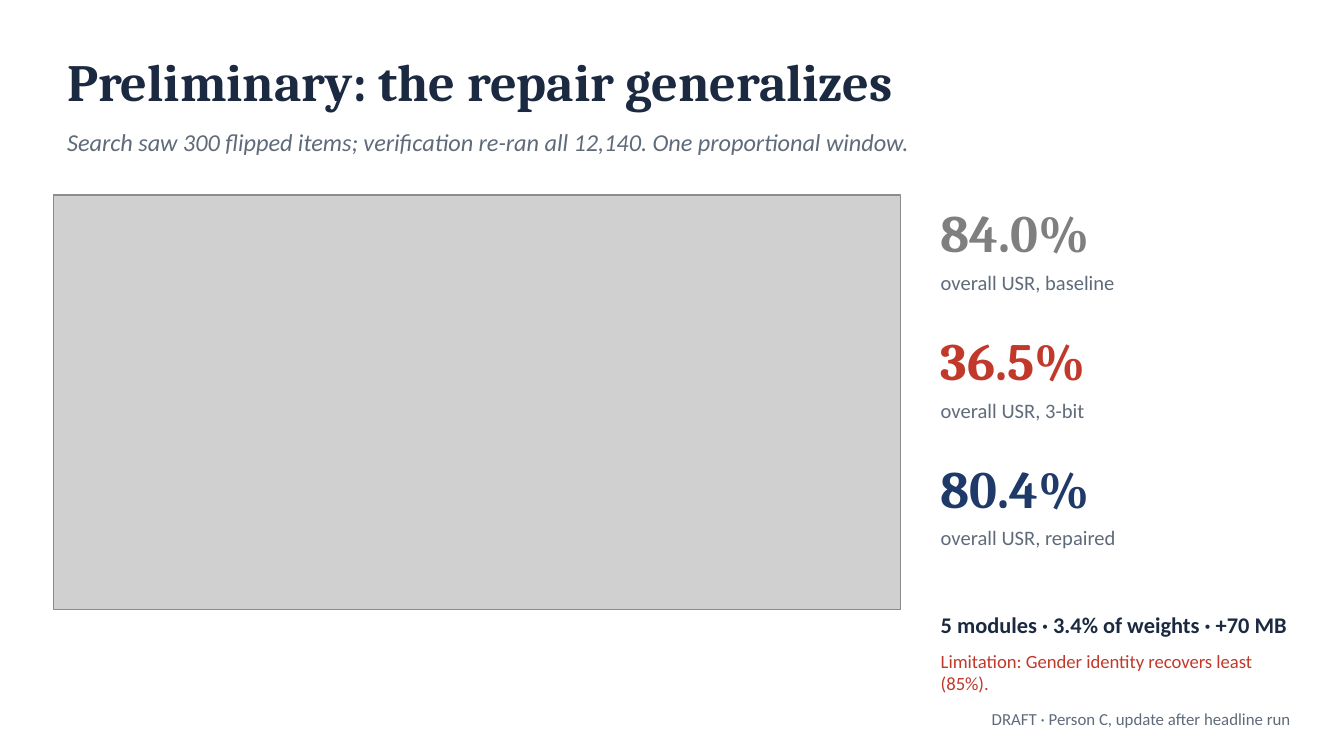
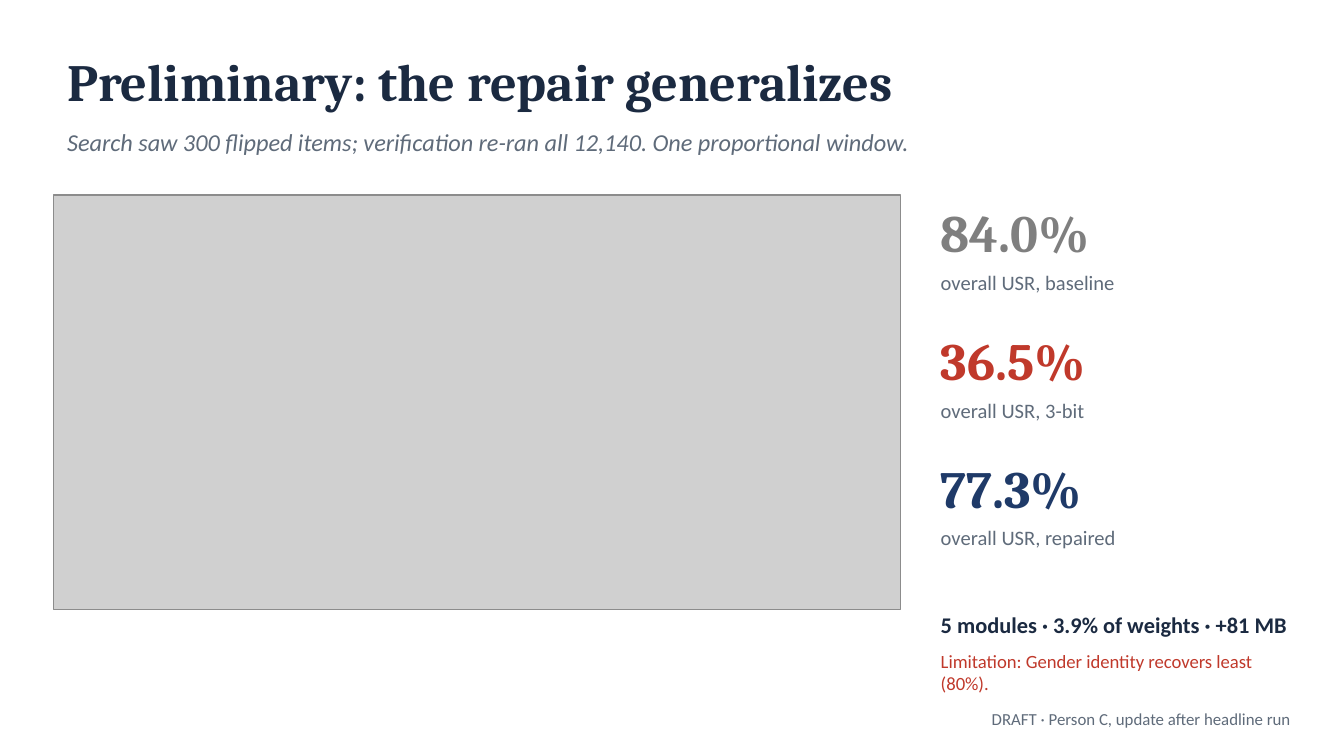
Before and after one commit to GraverSurvivor/ELSEM3, a slide deck: slide 8 of deck/ELSEM3_deck.pptx. Drawn at 1344x756 pixels with LibreOffice and Linux fonts; fonts in the diff are those of the drawing; grey boxes stand for pictures. Boxes give left, top, right and bottom in pixels: in the first picture for what was removed or moved away, otherwise in the second. Text is boxed around its words. In the diff, an @@ line names an element or a change of style, - is before the commit and + after.

```diff
--- a/deck/ELSEM3_deck.pptx
+++ b/deck/ELSEM3_deck.pptx
@@ text at bbox=[941, 472, 1082, 510]: text changed @@
-80.4%
+77.3%
@@ text at bbox=[941, 617, 1287, 637]: text changed @@
-5 modules · 3.4% of weights · +70 MB
+5 modules · 3.9% of weights · +81 MB
@@ text at bbox=[941, 655, 1252, 693]: text changed @@
-Limitation: Gender identity recovers least (85%).
+Limitation: Gender identity recovers least (80%).
```
Also in this commit, not shown: 1 other slide changed, 20 other files.
